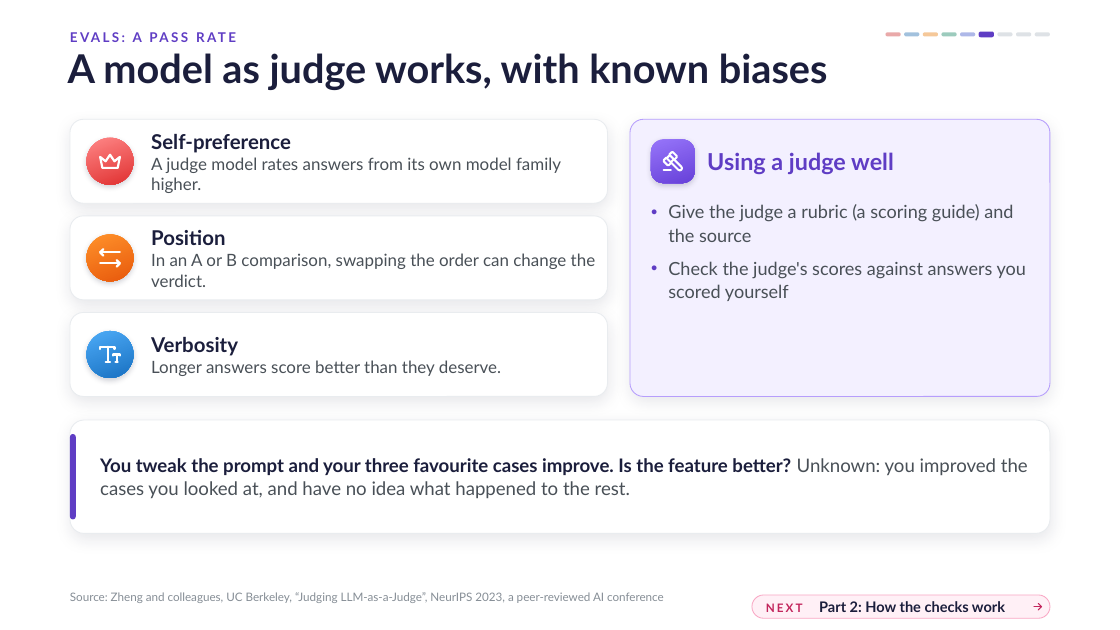
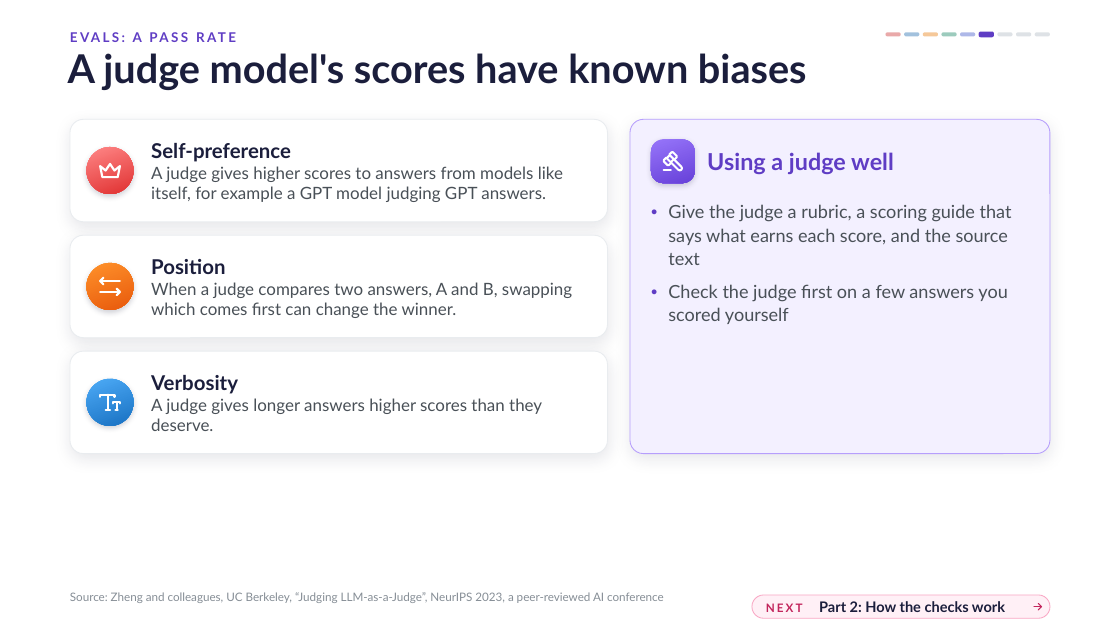
Before and after one commit to danielcregg/ai-assisted-programming, a slide deck: slide 24 of lectures-and-labs/week10/cicd-lecture.pptx (slide 21 before the commit). Drawn at 1120x630 pixels with LibreOffice and Linux fonts; fonts in the diff are those of the drawing; background and template pictures are left out. Boxes give left, top, right and bottom in pixels: in the first picture for what was removed or moved away, otherwise in the second. Text is boxed around its words. In the diff, an @@ line names an element or a change of style, - is before the commit and + after.

```diff
--- a/lectures-and-labs/week10/cicd-lecture.pptx
+++ b/lectures-and-labs/week10/cicd-lecture.pptx
@@ title at (68,53,807,90): text changed @@
-A model as judge works, with known biases
+A judge model's scores have known biases
@@ rounded rectangle: place and size @@
-rounded rectangle at (70,119,607,203)
+rounded rectangle at (70,119,607,222)
@@ rounded rectangle: place and size @@
-rounded rectangle at (630,119,1050,397)
+rounded rectangle at (630,119,1050,454)
@@ ellipse: place and size @@
-ellipse at (87,138,134,185)
+ellipse at (87,147,134,194)
@@ freeform shape: place and size @@
-freeform shape at (97,148,123,174)
+freeform shape at (97,157,123,183)
@@ text at (151,166,563,202): text changed @@
-A judge model rates answers from its own model family higher.
+A judge gives higher scores to answers from models like itself, for example a GPT model judging GPT answers.
@@ text at (668,204,1012,324): text changed @@
-● Give the judge a rubric (a scoring guide) and the source
-● Check the judge's scores against answers you scored yourself
+● Give the judge a rubric, a scoring guide that says what earns each score, and the source text
+● Check the judge first on a few answers you scored yourself
@@ rounded rectangle: place and size @@
-rounded rectangle at (70,216,607,300)
+rounded rectangle at (70,235,607,338)
@@ ellipse: place and size @@
-ellipse at (87,234,134,281)
+ellipse at (87,263,134,310)
@@ text "Position": place and size @@
-text "Position" at (151,230,595,287)
+text "Position" at (151,259,572,318)
@@ freeform shape: place and size @@
-freeform shape at (97,245,123,271)
+freeform shape at (97,273,123,299)
@@ text at (151,282,572,318): text changed @@
-In an A or B comparison, swapping the order can change the verdict.
+When a judge compares two answers, A and B, swapping which comes first can change the winner.
@@ proportions changed in 4 elements at (70,119,607,222), (70,235,607,338), (630,119,1050,454), (70,351,607,454) @@
@@ rounded rectangle: place and size @@
-rounded rectangle at (70,313,607,397)
+rounded rectangle at (70,351,607,454)
@@ text "Verbosity": place and size @@
-text "Verbosity" at (151,337,501,376)
+text "Verbosity" at (151,375,542,431)
@@ ellipse: place and size @@
-ellipse at (87,331,134,378)
+ellipse at (87,379,134,426)
@@ freeform shape: place and size @@
-freeform shape at (97,341,123,367)
+freeform shape at (97,389,123,415)
@@ text at (151,398,542,431): text changed @@
-Longer answers score better than they deserve.
+A judge gives longer answers higher scores than they deserve.
@@ rounded rectangle removed at (70,420,1050,534) @@
@@ rounded rectangle removed at (70,434,76,520) @@
@@ text removed at (100,458,1028,498) @@
-You tweak the prompt and your three favourite cases improve. Is the feature better? Unknown: you improved the cases you looked at, and have no idea what happened to the rest.
```
Also in this commit, not shown: 1 other slide changed, 3 slides added.
